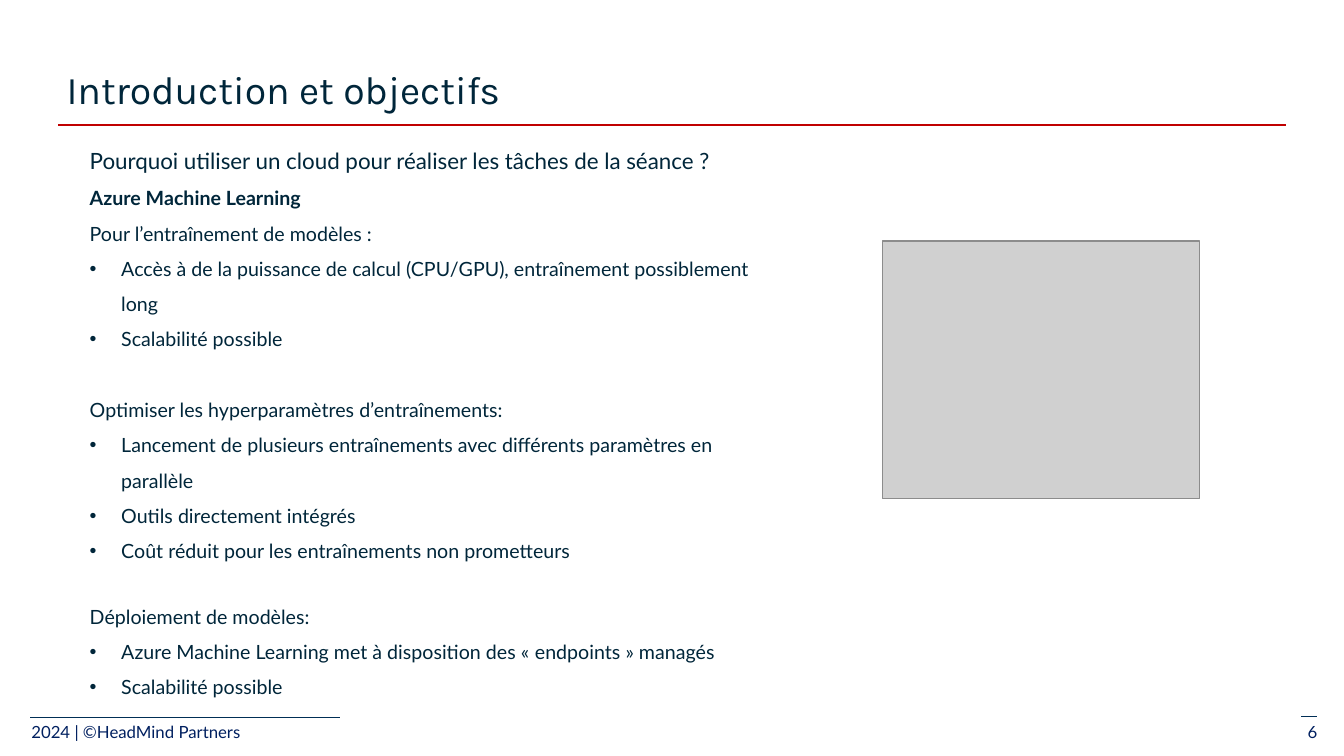
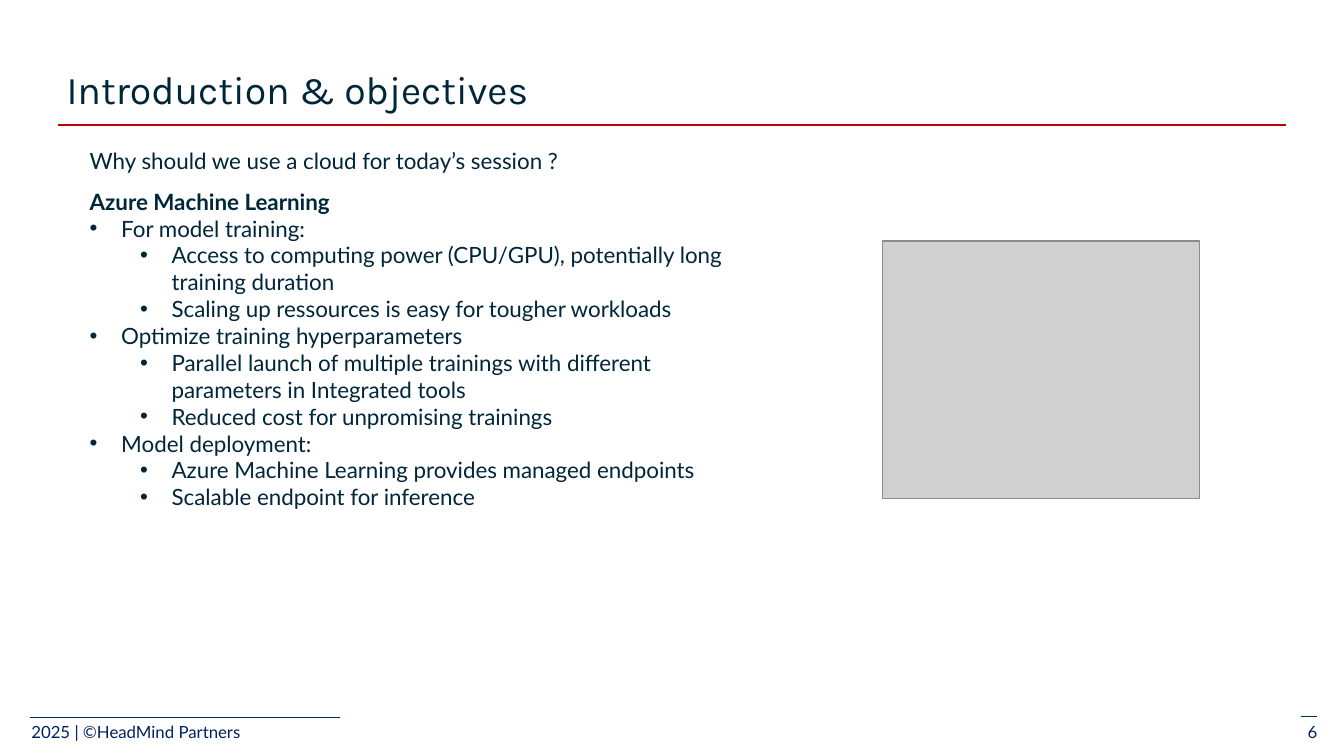
Before and after one commit to plpv/mlops-azure-course, a slide deck: slide 6 of slides/2_deploy-model_azure/2-Train and deploy ML models.pptx. Drawn at 1344x756 pixels with LibreOffice and Linux fonts; fonts in the diff are those of the drawing; grey boxes stand for pictures. Boxes give left, top, right and bottom in pixels: in the first picture for what was removed or moved away, otherwise in the second. Text is boxed around its words. In the diff, an @@ line names an element or a change of style, - is before the commit and + after.

```diff
--- a/slides/2_deploy-model_azure/2-Train and deploy ML models.pptx
+++ b/slides/2_deploy-model_azure/2-Train and deploy ML models.pptx
@@ title at bbox=[67, 77, 528, 114]: text changed @@
-Introduction et objectifs
+Introduction & objectives
@@ text at bbox=[90, 152, 542, 173]: text changed @@
-Pourquoi utiliser un cloud pour réaliser les tâches de la séance ?
+Why should we use a cloud for today’s session ?
@@ text at bbox=[90, 193, 330, 214]: size 14 to 16 pt in "Azure Machine Learning" @@
@@ text at bbox=[121, 220, 722, 509]: text changed; size 14 to 16 pt @@
-Pour l’entraînement de modèles :
-• Accès à de la puissance de calcul (CPU/GPU), entraînement possiblement long
-• Scalabilité possible
-Optimiser les hyperparamètres d’entraînements:
-• Lancement de plusieurs entraînements avec différents paramètres en parallèle
-• Outils directement intégrés
-• Coût réduit pour les entraînements non prometteurs
-Déploiement de modèles:
-• Azure Machine Learning met à disposition des « endpoints » managés
-• Scalabilité possible
+• For model training:
+  • Access to computing power (CPU/GPU), potentially long training duration
+  • Scaling up ressources is easy for tougher workloads
+• Optimize training hyperparameters
+  • Parallel launch of multiple trainings with different parameters in Integrated tools
+  • Reduced cost for unpromising trainings
+• Model deployment:
+  • Azure Machine Learning provides managed endpoints
+  • Scalable endpoint for inference
@@ text at bbox=[31, 725, 241, 738]: text changed @@
-2024 | ©HeadMind Partners
+2025 | ©HeadMind Partners
```
Also in this commit, not shown: 13 other slides changed, 1 slide added, 1 slide removed.
